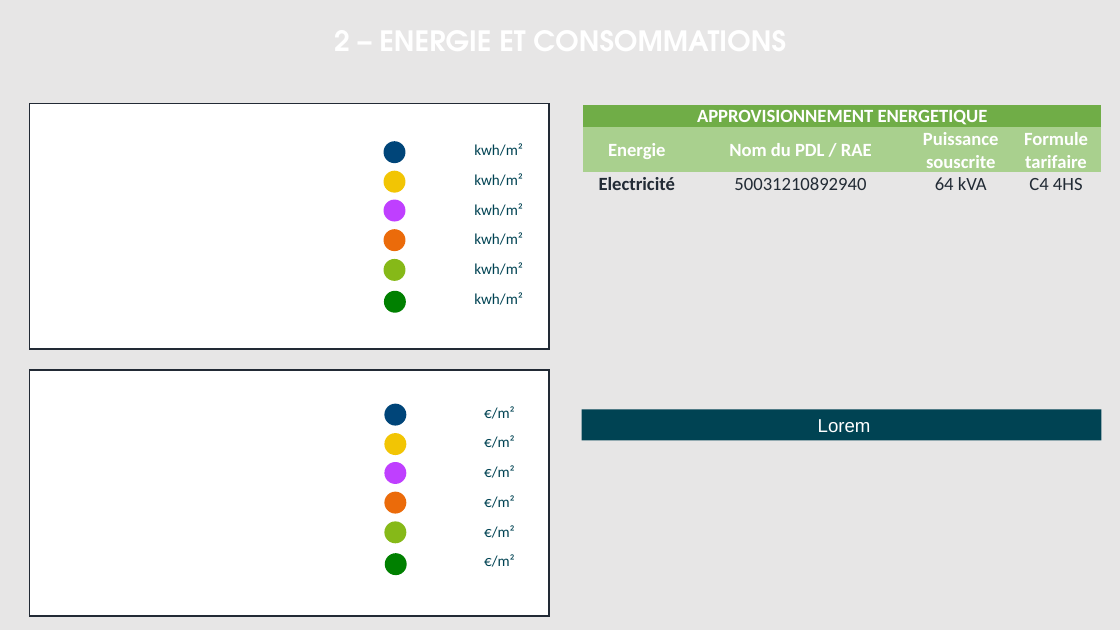
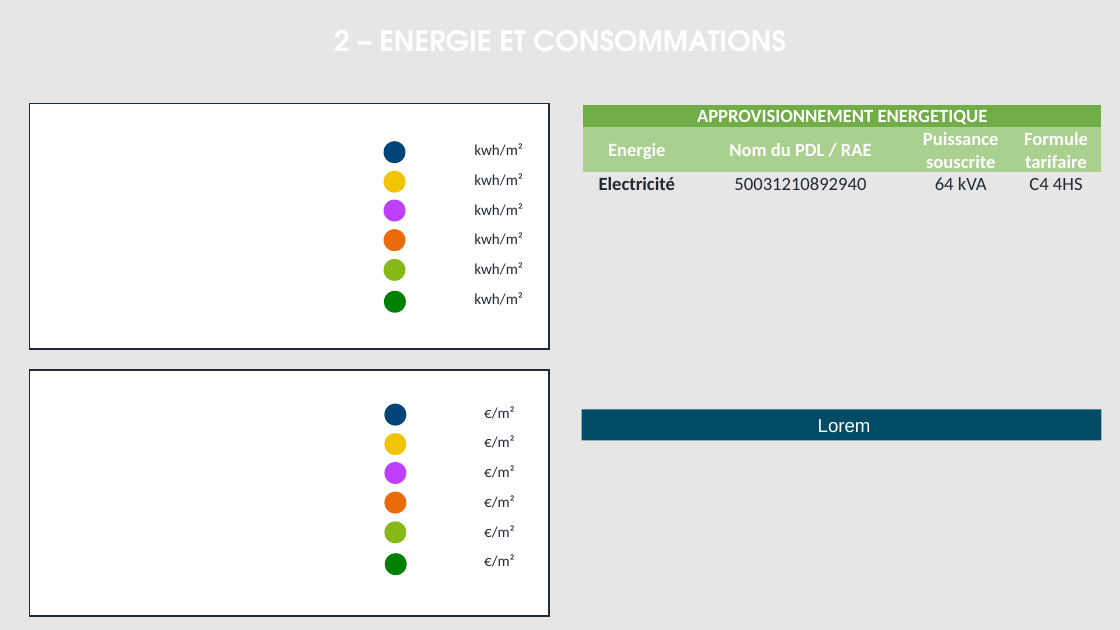
Before and after one commit to sigsieml/super-cep, a slide deck: slide 3 of app/src/main/assets/powerpointvierge.pptx. Drawn at 1120x630 pixels with LibreOffice and Linux fonts; fonts in the diff are those of the drawing; background and template pictures are left out. Boxes give left, top, right and bottom in pixels: in the first picture for what was removed or moved away, otherwise in the second. Text is boxed around its words. In the diff, an @@ line names an element or a change of style, - is before the commit and + after.

```diff
--- a/app/src/main/assets/powerpointvierge.pptx
+++ b/app/src/main/assets/powerpointvierge.pptx
@@ table at <box>412,137,534,316</box> @@
@@ text colour #004353 to #222B35 @@
@@ table at <box>413,400,534,579</box> @@
@@ text colour #004353 to #222B35 @@
@@ rectangle "Lorem" at <box>582,409,1102,440</box>: fill #004353 to #004C64 @@
```
Also in this commit, not shown: 6 other slides changed, 2 other files.
